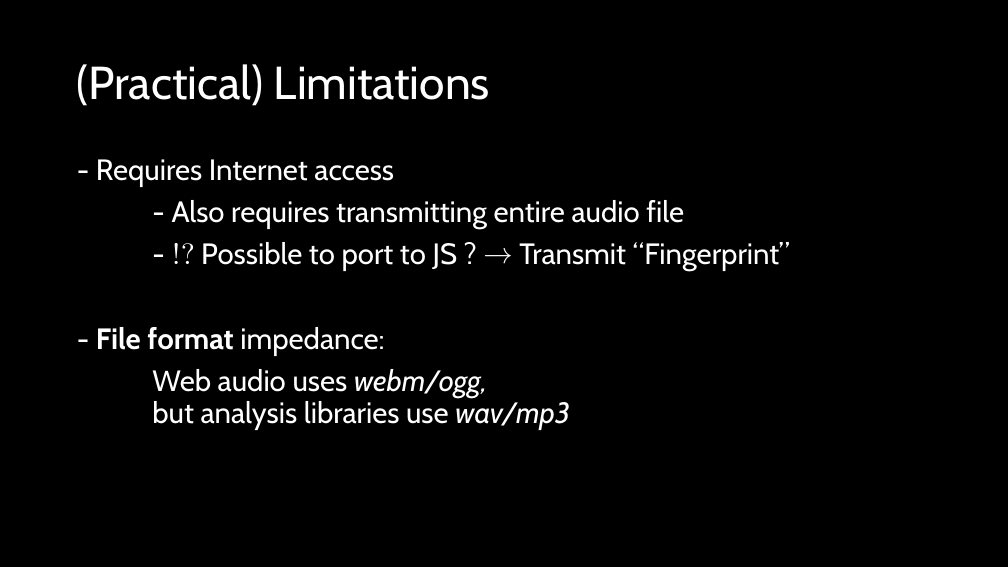
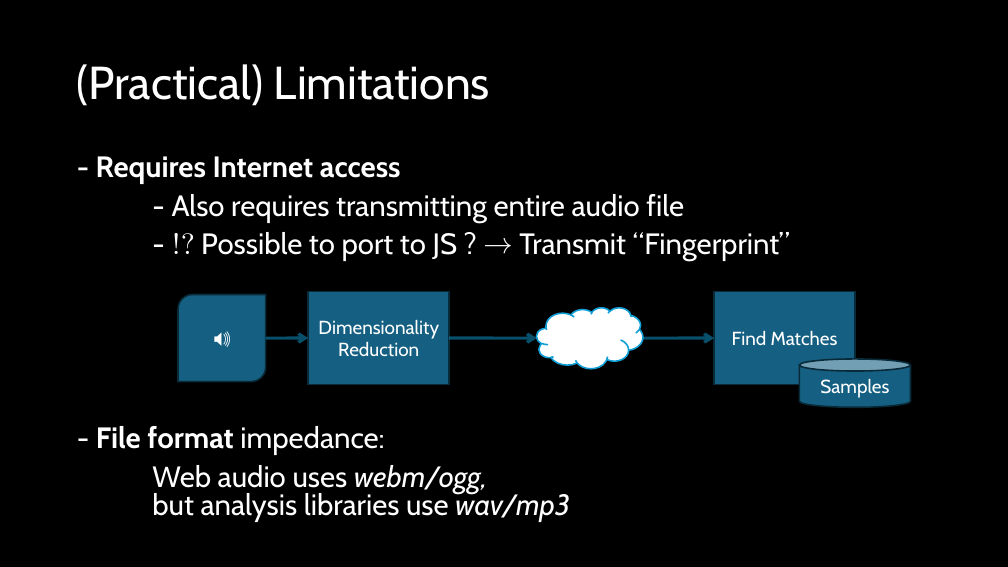
Before and after one commit to PENNET-dev/hackathon-uW-2024, a slide deck: slide 16 of Hackathon Presentation.pptx (slide 17 before the commit). Drawn at 1008x567 pixels with LibreOffice and Linux fonts; fonts in the diff are those of the drawing. Boxes give left, top, right and bottom in pixels: in the first picture for what was removed or moved away, otherwise in the second. Text is boxed around its words. In the diff, an @@ line names an element or a change of style, - is before the commit and + after.

```diff
--- a/Hackathon Presentation.pptx
+++ b/Hackathon Presentation.pptx
@@ text "- Requires Internet access" at (96,156,790,522): bold on in "- Requires Internet access"; line spacing 0.9 to 0.8 @@
@@ round diag rect added at (178,295,265,382), fill #156082, outline #092A39 1.5 pt, 18 pt, text #FFFFFF @@
+🔊
@@ rectangle added at (309,292,449,385), fill #156082, outline #092A39 1.5 pt, 18 pt, text #FFFFFF @@
+Dimensionality Reduction
@@ rectangle added at (714,292,854,385), fill #156082, outline #092A39 1.5 pt, 18 pt, text #FFFFFF @@
+Find Matches
@@ cloud added at (537,308,644,369), fill #FFFFFF, outline #0F9ED5 1.5 pt @@
@@ elbow arrow added from (265, 338) to (309, 338), #0F9ED5 3 pt @@
@@ elbow arrow added from (449, 338) to (537, 338), #0F9ED5 3 pt @@
@@ elbow arrow added from (643, 338) to (714, 338), #0F9ED5 3 pt @@
@@ cylinder added at (799,359,910,408), fill #156082, outline #092A39 1.5 pt, 18 pt, text #FFFFFF @@
+Samples
```
Also in this commit, not shown: 4 other slides changed, 7 slides added, 1 slide removed.
